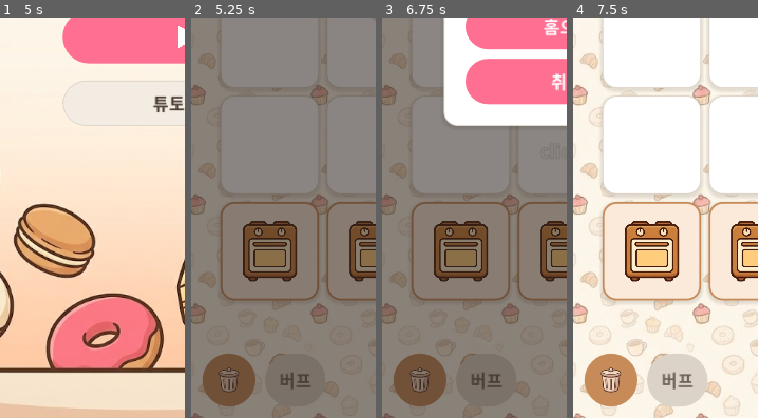
Above: before the commit, frames 1-4 (left to right).
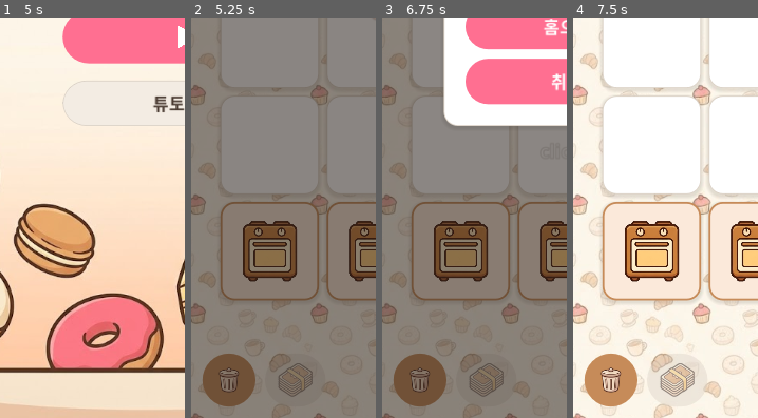
Above: after the commit, the same moments.

Repository: yellyB/game-slot-kitchen
Game: Godot game, scene res://scenes/Main.tscn
Two runs of this game, one before a commit and one after it. Both use one fixed random seed, a clock stepped at 60 frames per second and the inputs below. Sound files missing from this copy of the repository are replaced by a short silence.
Inputs (mouse positions are % of the whole screen's width and height, from its top left):
- Up to frame 1 (5 s): click (21, 5) at 0.5 s; click "돈+10만" at 1.25 s; click "돈-5만" at 2 s; click "손님내보냄" at 2.75 s; click (10, 95) at 3.52 s; click (79, 95) at 4.25 s
- Up to frame 2 (5.25 s): click (50, 52) at 5.02 s
- Up to frame 3 (6.75 s): click (21, 5) at 5.75 s; click "홈으로" at 6.5 s
- Up to frame 4 (7.5 s): click "취소" at 7.25 s
The pictures show only the part of the screen within x 0-50%, y 50-100%; the shares and areas given below are measured in that part.

Frame 1 is identical in both runs. In frame 2, 0.4% of the frame differs, in the area x 47-66%, y 86-95%; in frame 3, 0.5%; in frame 4, 1.0%, in the area x 42-66%, y 84-95%.

Commit message:
버프 버튼: 텍스트 대신 버프 덱 손그림 아이콘 적용(플레이·상점)
- 상점들3 이미지 → assets/art/ui/buffs.png(카드 다발+리본)
- main.gd·shop.gd 버프 버튼 텍스트("버프") → ui_btn_icon("buffs") 교체
- 보유 0개 비활성 시 아이콘도 흐리게(modulate 0.45)

Co-Authored-By: Claude Opus 4.8 (1M context) <noreply@anthropic.com>

Diff:
--- a/scripts/main.gd
+++ b/scripts/main.gd
@@ -355,12 +355,10 @@
   # [버프] — 휴지통 옆. 탭하면 보유 버프 서랍(보기 전용). 보유 0개면 비활성(안 열림).
   _buff_btn = Button.new()
   _style_bottom_button(_buff_btn, Palette.MAIN)
-  _buff_btn.text = Loc.t("buffs_btn")
   _buff_btn.size_flags_horizontal = Control.SIZE_SHRINK_BEGIN   # 확장 X
   _buff_btn.custom_minimum_size = Vector2(64, 56)
-  _buff_btn.add_theme_font_size_override("font_size", 18)
-  _buff_btn.add_theme_color_override("font_disabled_color", Palette.COCOA_600)
   _buff_btn.add_theme_stylebox_override("disabled", UI.chip(Palette.COCOA_200))
+  _buff_btn.add_child(UI.ui_btn_icon("buffs", 40))   # 텍스트 대신 버프 덱 손그림
   _buff_btn.pressed.connect(_toggle_buffs)
   Audio.attach_click(_buff_btn)
   row.add_child(_buff_btn)
@@ -459,6 +457,7 @@
 func _refresh_buff_btn() -> void:
   if _buff_btn != null:
     _buff_btn.disabled = Buffs.owned().is_empty()
+    _buff_btn.modulate.a = 0.45 if _buff_btn.disabled else 1.0   # 아이콘도 비활성 시 흐리게
 
 
 ## 월드 정지/재개 — 시계·손님 인내심·조리 타이머 전부. 시트 열림 동안 시간 멈춤.
--- a/scripts/shop.gd
+++ b/scripts/shop.gd
@@ -117,7 +117,7 @@
 
   # [버프] — 계속하기(>>) 버튼 왼쪽. 탭하면 보유 버프 서랍. 보유 0개면 비활성(안 열림).
   _buff_btn = Button.new()
-  _buff_btn.text = Loc.t("buffs_btn")
+  _buff_btn.add_child(UI.ui_btn_icon("buffs", 40))   # 텍스트 대신 버프 덱 손그림
   _buff_btn.anchor_left = 1.0
   _buff_btn.anchor_right = 1.0
   _buff_btn.anchor_top = 1.0
@@ -126,10 +126,6 @@
   _buff_btn.offset_right = -162  # 계속하기와 12 간격
   _buff_btn.offset_top = -76
   _buff_btn.offset_bottom = -8
-  _buff_btn.add_theme_font_size_override("font_size", 16)
-  _buff_btn.add_theme_color_override("font_color", Palette.WHITE)
-  _buff_btn.add_theme_color_override("font_hover_color", Palette.WHITE)
-  _buff_btn.add_theme_color_override("font_disabled_color", Palette.COCOA_600)
   _buff_btn.add_theme_stylebox_override("normal", _round_style(Palette.SUB))
   _buff_btn.add_theme_stylebox_override("hover", _round_style(Palette.SUB.lightened(0.08)))
   _buff_btn.add_theme_stylebox_override("pressed", _round_style(Palette.SUB.darkened(0.1)))
@@ -460,6 +456,7 @@
   # [버프] 버튼 — 보유 0개면 비활성(서랍 안 열림).
   if _buff_btn != null:
     _buff_btn.disabled = Buffs.owned().is_empty()
+    _buff_btn.modulate.a = 0.45 if _buff_btn.disabled else 1.0   # 아이콘도 비활성 시 흐리게
 
 
 ## 보유 버프 판매 확인 — 버프명 + 환급액(그날 팩값의 30%). [+환급][취소].
Binary file added: assets/art/ui/buffs.png
Not shown, added: assets/art/ui/buffs.png.import
